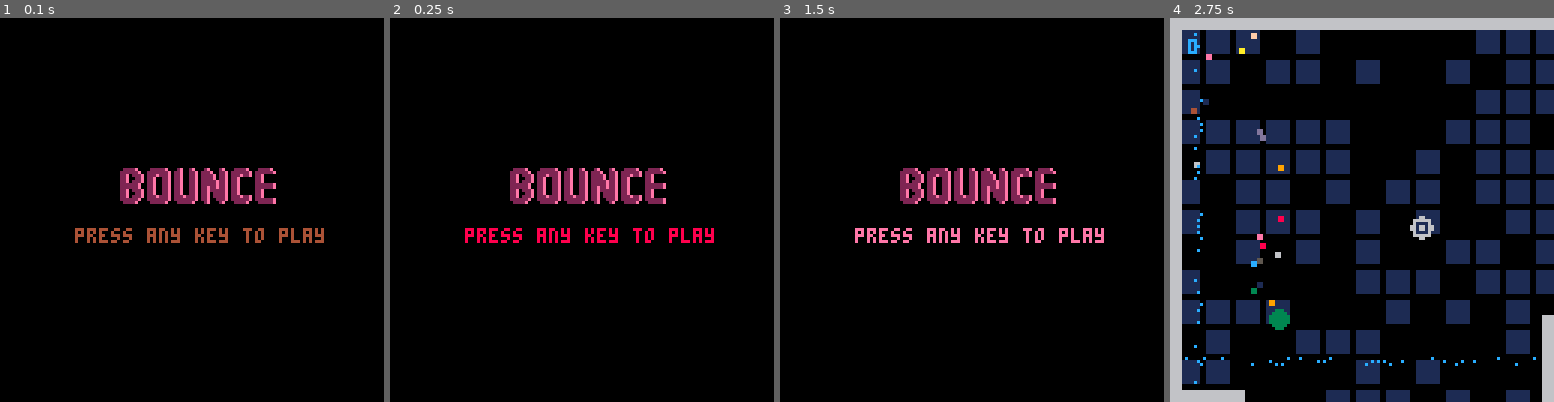
Above: before the commit, frames 1-4 (left to right).
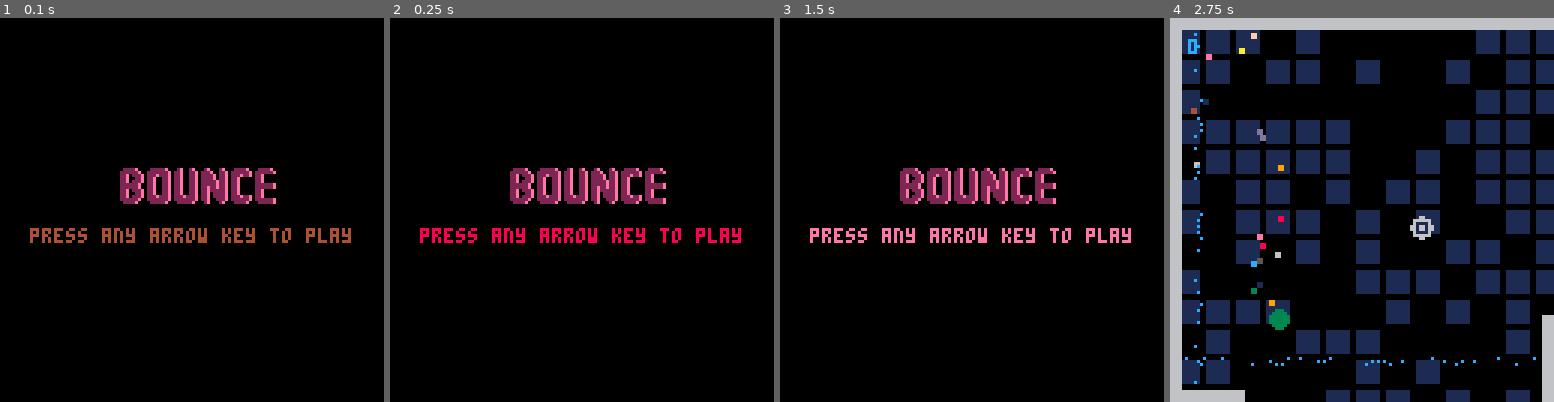
Above: after the commit, the same moments.

Repository: buffis/bounce
Game: PICO-8 cartridge bounce.p8
Two runs of this game, one before a commit and one after it. Both use one fixed random seed, a clock stepped at 60 frames per second and the inputs below.
Inputs:
- Up to frame 1 (0.1 s): no input
- Up to frame 2 (0.25 s): no input
- Up to frame 3 (1.5 s): no input
- Up to frame 4 (2.75 s): hold Left 1.97-2.37 s; hold Down from 2.42 s (still down)

The runs differ from the first frame. In frame 1, 1.9% of the frame differs, in the area x 7-92%, y 54-59%; in frame 2, 1.9%; in frame 3, 1.9%; in frame 4, nothing differs.

Commit message:
fix some text

Diff:
--- a/bounce.p8
+++ b/bounce.p8
@@ -157,7 +157,7 @@
 
 function draw_title()
 	color(cycle_color)
-	print("press any key to play", 25, 70)
+	print("press any arrow key to play", 10, 70)
 	spr(1, 40, 50, 7, 2)
 end
 
